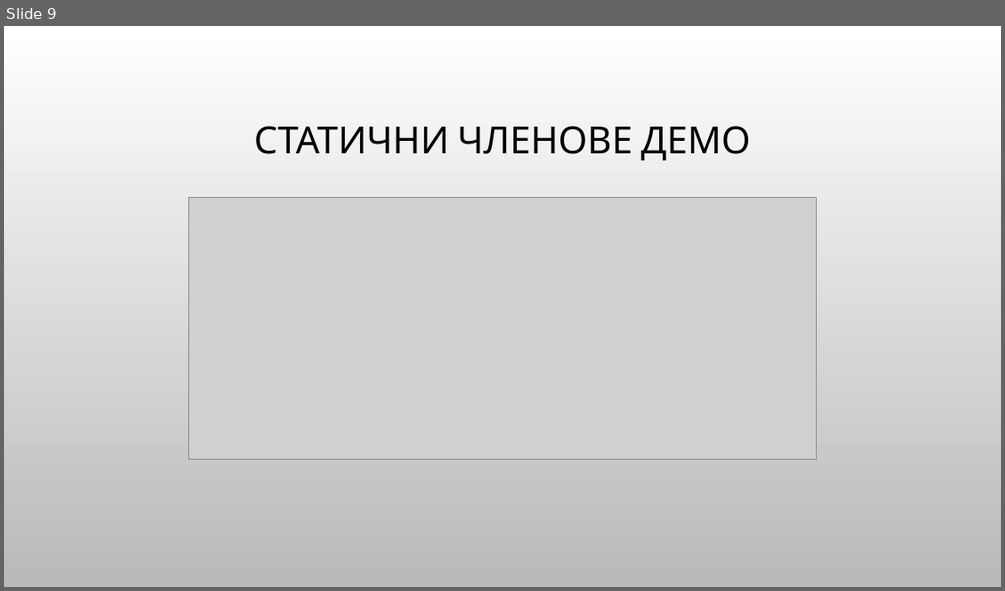
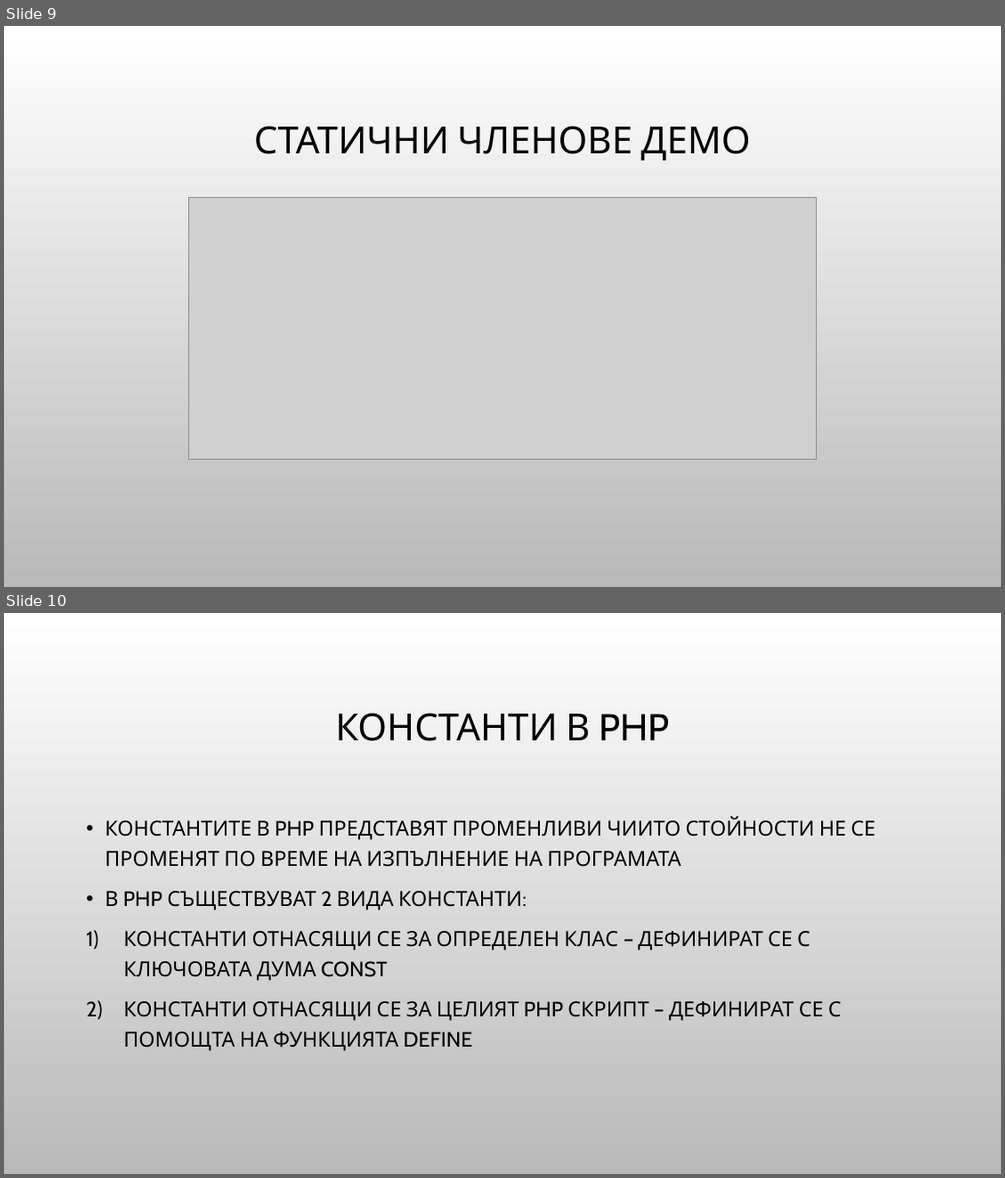
Before and after one commit to Bilyukov/php-mysql-course, a slide deck: 13.oop-in-php.pptx. Shown one above the other, each under a label of ours: slide 9 before the commit, slides 9 and 10 after it. The pictures are 1005x591 and 1005x1178 pixels, drawn with LibreOffice and Linux fonts; fonts in the diff are those of the drawing; grey boxes stand for pictures; background and template pictures are left out. Boxes give left, top, right and bottom in pixels: in the first picture for what was removed or moved away, otherwise in the second. Text is boxed around its words. In the diff, an @@ line names an element or a change of style, - is before the commit and + after.

```diff
--- a/13.oop-in-php.pptx
+++ b/13.oop-in-php.pptx
@@ slide 10 added at (x1=4, y1=613, x2=1001, y2=1174), background picture (left out) @@
@@ title added at (x1=335, y1=713, x2=669, y2=741), 36 pt, text #000000 @@
+КОНСТАНТИ В PHP
@@ text added at (x1=105, y1=817, x2=875, y2=1051), 20 pt, text #000000 @@
+• КОНСТАНТИТЕ В PHP ПРЕДСТАВЯТ ПРОМЕНЛИВИ ЧИИТО СТОЙНОСТИ НЕ СЕ ПРОМЕНЯТ ПО ВРЕМЕ НА ИЗПЪЛНЕНИЕ НА ПРОГРАМАТА
+• В PHP СЪЩЕСТВУВАТ 2 ВИДА КОНСТАНТИ:
+1) КОНСТАНТИ ОТНАСЯЩИ СЕ ЗА ОПРЕДЕЛЕН КЛАС – ДЕФИНИРАТ СЕ С КЛЮЧОВАТА ДУМА CONST
+2) КОНСТАНТИ ОТНАСЯЩИ СЕ ЗА ЦЕЛИЯТ PHP СКРИПТ – ДЕФИНИРАТ СЕ С ПОМОЩТА НА ФУНКЦИЯТА DEFINE
```
Also in this commit, not shown: 10 other slides added, 1 slide removed, 11 other files.
